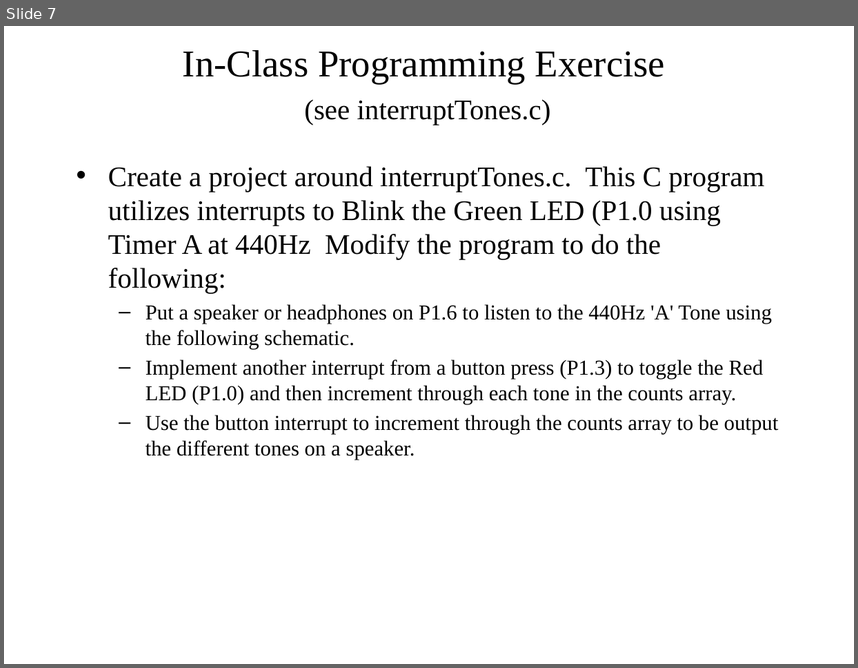
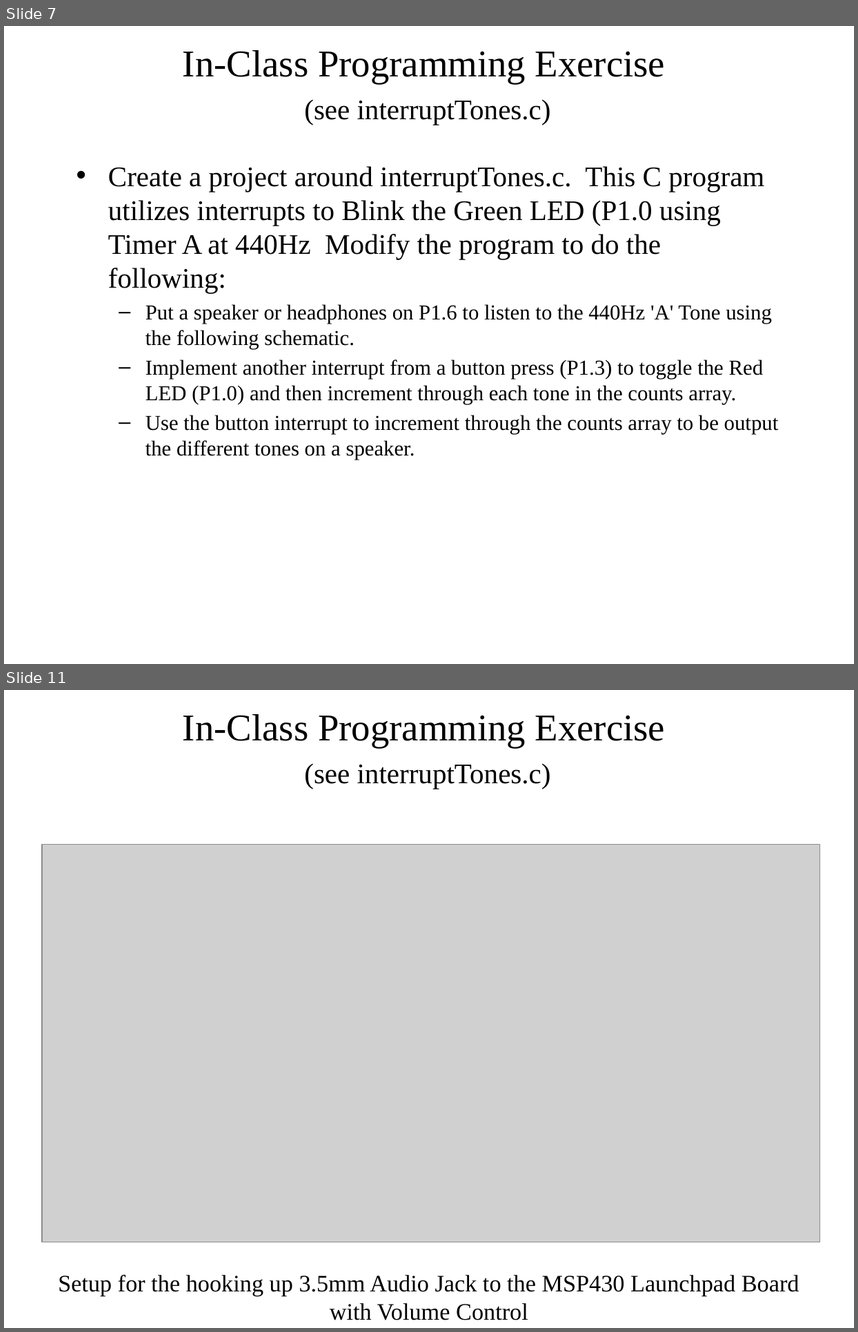
Before and after one commit to pw4rn3r/ECE382, a slide deck: notes/L27/Lsn27.pptx. Shown one above the other, each under a label of ours: slide 7 before the commit, slides 7 and 11 after it; the slides between them are not shown. The pictures are 858x668 and 858x1332 pixels, drawn with LibreOffice and Linux fonts; fonts in the diff are those of the drawing; grey boxes stand for pictures. Boxes give left, top, right and bottom in pixels: in the first picture for what was removed or moved away, otherwise in the second. Text is boxed around its words. In the diff, an @@ line names an element or a change of style, - is before the commit and + after.

```diff
--- a/notes/L27/Lsn27.pptx
+++ b/notes/L27/Lsn27.pptx
@@ slide 11 added at bbox=[4, 690, 854, 1328], background #FFFFFF @@
@@ title added at bbox=[183, 714, 665, 747], 32 pt, text #000000 @@
+In-Class Programming Exercise
@@ text added at bbox=[304, 763, 551, 789], 24 pt, text #000000 @@
+(see interruptTones.c)
@@ picture added at bbox=[42, 845, 820, 1242] @@
@@ text added at bbox=[58, 1274, 800, 1320], 20 pt, text #000000 @@
+Setup for the hooking up 3.5mm Audio Jack to the MSP430 Launchpad Board
+with Volume Control
```
Also in this commit, not shown: 1 slide changed, 2 other slides added, 2 other files.
